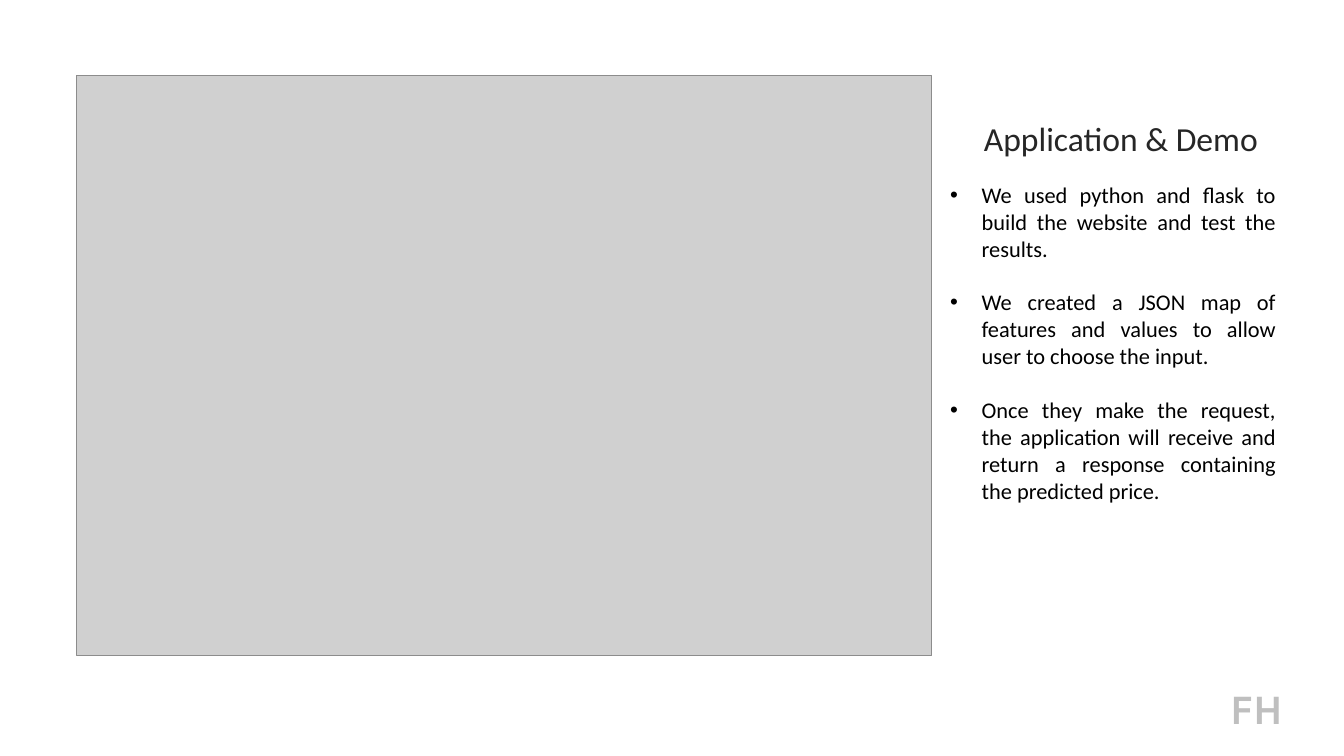
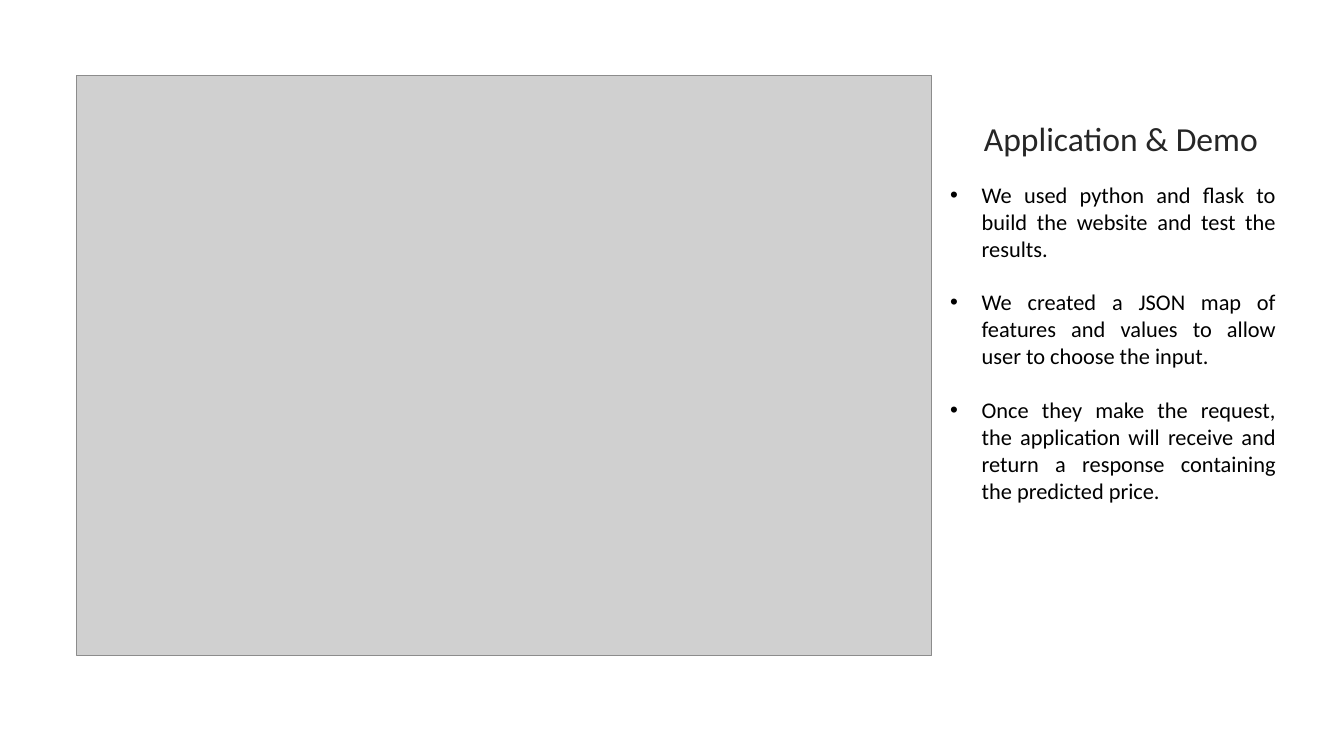
Before and after one commit to Franco1230/Data-Bootcamp-Final-Project, a slide deck: slide 4 of FINAL PROJECT.pptx. Drawn at 1344x756 pixels with LibreOffice and Linux fonts; fonts in the diff are those of the drawing; grey boxes stand for pictures. Boxes give left, top, right and bottom in pixels: in the first picture for what was removed or moved away, otherwise in the second. Text is boxed around its words. In the diff, an @@ line names an element or a change of style, - is before the commit and + after.

```diff
--- a/FINAL PROJECT.pptx
+++ b/FINAL PROJECT.pptx
@@ text removed at <box>1230,697,1283,724</box> @@
-FH
```
Also in this commit, not shown: 10 other slides changed.
